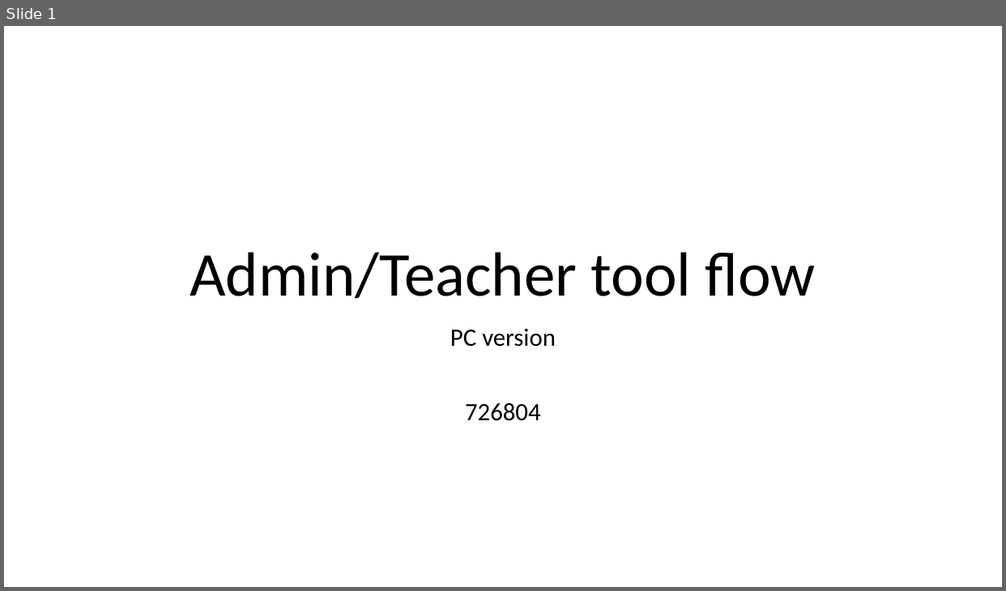
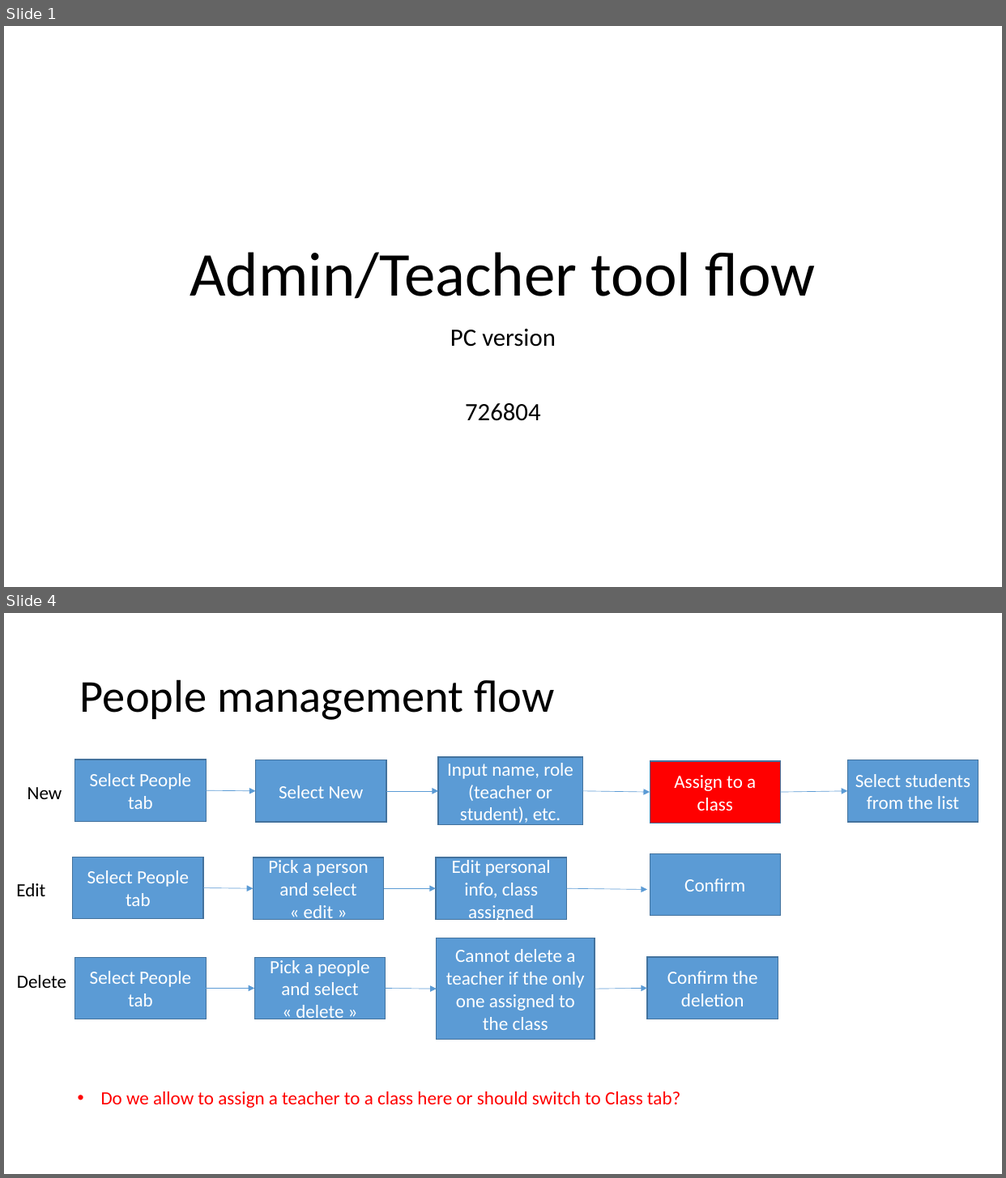
Before and after one commit to Wu-Fei/Parrot-Wireframe, a slide deck: Admin tool flow.pptx. Shown one above the other, each under a label of ours: slide 1 before the commit, slides 1 and 4 after it; the slides between them are not shown. The pictures are 1006x591 and 1006x1178 pixels, drawn with LibreOffice and Linux fonts; fonts in the diff are those of the drawing. Boxes give left, top, right and bottom in pixels: in the first picture for what was removed or moved away, otherwise in the second. Text is boxed around its words. In the diff, an @@ line names an element or a change of style, - is before the commit and + after.

```diff
--- a/Admin tool flow.pptx
+++ b/Admin tool flow.pptx
@@ slide 4 added at <box>4,613,1002,1174</box>, background #FFFFFF @@
@@ title added at <box>80,679,555,720</box>, 44 pt, text #000000 @@
+People management flow
@@ rectangle added at <box>438,757,582,825</box>, fill #5B9BD5, outline #43739E 1 pt, 18 pt, text #FFFFFF @@
+Input name, role (teacher or student), etc.
@@ rectangle added at <box>75,760,206,822</box>, fill #5B9BD5, outline #43739E 1 pt, 18 pt, text #FFFFFF @@
+Select People tab
@@ rectangle added at <box>256,760,386,823</box>, fill #5B9BD5, outline #43739E 1 pt, 18 pt, text #FFFFFF @@
+Select New
@@ rectangle added at <box>650,761,781,824</box>, fill #FF0000, outline #43739E 1 pt, 18 pt, text #FFFFFF @@
+Assign to a class
@@ rectangle added at <box>848,760,978,823</box>, fill #5B9BD5, outline #43739E 1 pt, 18 pt, text #FFFFFF @@
+Select students from the list
@@ text added at <box>27,787,62,799</box>, 18 pt, text #000000 @@
+New
@@ arrow added from (206, 790) to (256, 791), #5B9BD5 0.5 pt @@
@@ arrow added from (386, 791) to (438, 791), #5B9BD5 0.5 pt @@
@@ arrow added from (582, 791) to (650, 792), #5B9BD5 0.5 pt @@
@@ arrow added from (780, 792) to (848, 791), #5B9BD5 0.5 pt @@
@@ rectangle added at <box>650,854,781,916</box>, fill #5B9BD5, outline #43739E 1 pt, 18 pt, text #FFFFFF @@
+Confirm
@@ rectangle added at <box>73,857,204,919</box>, fill #5B9BD5, outline #43739E 1 pt, 18 pt, text #FFFFFF @@
+Select People tab
@@ rectangle added at <box>253,858,385,920</box>, fill #5B9BD5, outline #43739E 1 pt, 18 pt, text #FFFFFF @@
+Pick a person and select « edit »
@@ rectangle added at <box>436,858,567,920</box>, fill #5B9BD5, outline #43739E 1 pt, 18 pt, text #FFFFFF @@
+Edit personal info, class assigned
@@ text added at <box>16,884,45,897</box>, 18 pt, text #000000 @@
+Edit
@@ arrow added from (203, 888) to (253, 888), #5B9BD5 0.5 pt @@
@@ arrow added from (384, 888) to (436, 888), #5B9BD5 0.5 pt @@
@@ arrow added from (566, 888) to (647, 890), #5B9BD5 0.5 pt @@
@@ rectangle added at <box>437,939,594,1040</box>, fill #5B9BD5, outline #43739E 1 pt, 18 pt, text #FFFFFF @@
+Cannot delete a teacher if the only one assigned to the class
@@ text added at <box>17,975,66,988</box>, 18 pt, text #000000 @@
+Delete
@@ rectangle added at <box>75,957,206,1020</box>, fill #5B9BD5, outline #43739E 1 pt, 18 pt, text #FFFFFF @@
+Select People tab
@@ rectangle added at <box>255,957,386,1020</box>, fill #5B9BD5, outline #43739E 1 pt, 18 pt, text #FFFFFF @@
+Pick a people and select « delete »
@@ rectangle added at <box>647,957,778,1020</box>, fill #5B9BD5, outline #43739E 1 pt, 18 pt, text #FFFFFF @@
+Confirm the deletion
@@ arrow added from (206, 989) to (255, 989), #5B9BD5 0.5 pt @@
@@ arrow added from (385, 989) to (437, 989), #5B9BD5 0.5 pt @@
@@ arrow added from (594, 989) to (647, 988), #5B9BD5 0.5 pt @@
@@ text added at <box>101,1092,680,1108</box>, 18 pt, text #FF0000 @@
+• Do we allow to assign a teacher to a class here or should switch to Class tab?
```
Also in this commit, not shown: 5 slides changed, 1 other file.
